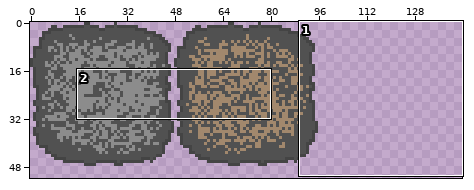
File history of a pixel-art file, sprites/asteroids.aseprite. The first picture is a wide view before the edit; the outline marks the close-up.
Close-up. First the earlier version:
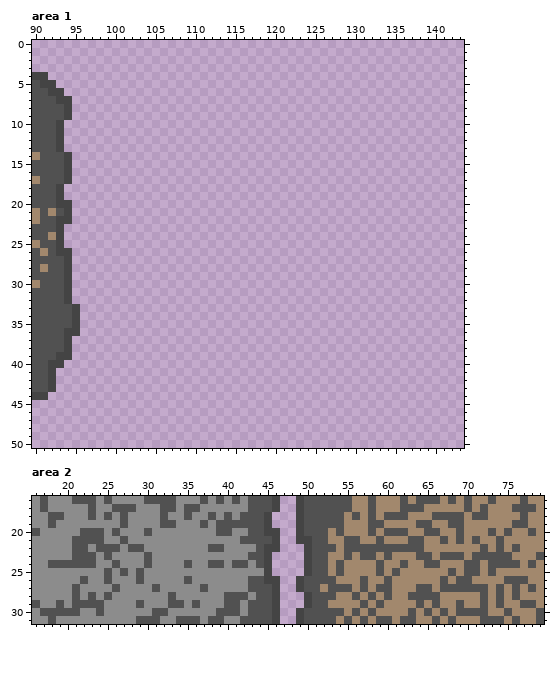
144x144 pixels, 1 frame. Shown: area 1: x 90..143, y 0..50; area 2: x 16..79, y 16..31. The wide view leaves out empty margins.
After the commit:
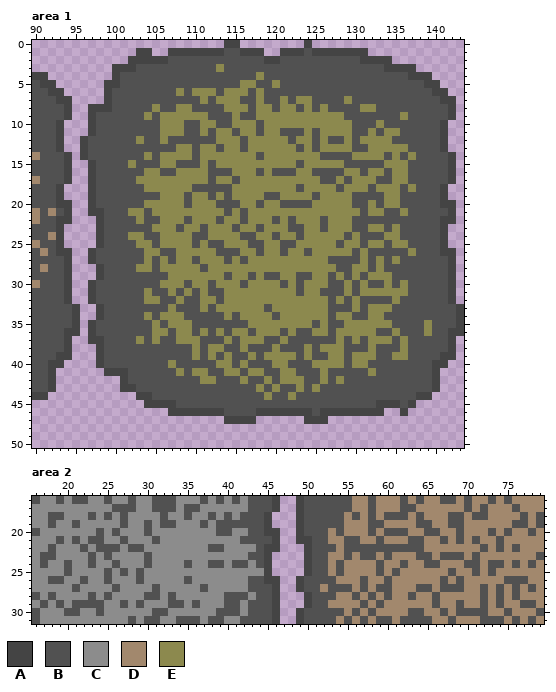
Palette (. is transparent): A #444444  B #515151  C #8c8c8c  D #a2886d  E #8c894e
What changed:
Area 1:
y 0: x 114..115 .. -> AA; x 124 . -> A
y 1: x 103..104 .. -> AA; x 107..118 ............ -> AAAAAAABBAAA; x 121..131 ........... -> AAABAAAAAAA
y 2: x 102..134 ................................. -> AAAAABBBBBBBBBBBBAABBBBBBBBBBAAAA
y 3: x 100..137 ...................................... -> AAABBBBBBBBBBEBBBBBBBBBBBBBBBBBBBBAAAA
y 4: x 100..139 ........................................ -> ABBBBBBBBBBBBBBBBBEBBBBBBBBBBBBBBBBBBAAA
y 5: x 99..140 .......................................... -> AABBBBBBBBBBBBBBBEEBBEBBBBBBBBBBBBBBBBBBAA
y 6: x 99..141 ........................................... -> ABBBBBBBBEBEEEBEEEBEBBBBBBBBBBBBBBBBBBBBBAA
y 7: x 99..142 ............................................ -> ABBBBBBBBBBBEBEEEBBEBBEBEEBBBBEBBBBBBBBBBBAA
y 8: x 97..142 .............................................. -> AAABBBBBEBBEEBBBBEEEBEEBEEBEBEBBBBEEBBBBBBBBBA
y 9: x 97..142 .............................................. -> ABBBBBBEBEEEEEEBBBEBBEEEEEEEEEEEBBBBBBBEBBBBBA
y 10: x 97..141 ............................................. -> ABBBBBBBBEEEBBEEBBEEEBEEEEEEEEEEEBBBEBBBBBBBA
y 11: x 97..141 ............................................. -> ABBBBBBBBEEEBBEBEEBEEBEEBBBEBEEEEBBEBEEBBBBBA
y 12: x 96..141 .............................................. -> ABBBBBBEBBEBBBBBBEEEBEEEEEBEEBEBBEBEEEEBBBBBBA
y 13: x 96..141 .............................................. -> ABBBBBBBBBBBEEBEEBEEBEEEEEEBEBEEEEBBEEEEEBBBBA
y 14: x 96..142 ............................................... -> ABBBBBBBEBEEEEBEEEEEEEBEEEEEEEBBBBEEEEBEBEBBBBA
y 15: x 97..142 .............................................. -> ABBBBEBBBEEBBBEBEEEEEEEEEEBEEEEEBBBBBEEEBBBBBA
y 16: x 97..142 .............................................. -> ABBBBBBEEBBEEEEBBBEEEBEBBBEEBBBBEEBEEBEEBBBBBA
y 17: x 97..142 .............................................. -> ABBBBBEEEEEEEEEBEEBEEEEEEEEEEBBEBEEEBBEEBBBBBA
y 18: x 97..141 ............................................. -> ABBBBBBEEEEEEBBBBBEEEEEEEEBEEEEBEEEBEEEBEBBBA
y 19: x 97..141 ............................................. -> ABBBBBBBBEEEBEEBEBEEEEBBEEEEBEEEEBBBBEEBBBBBA
y 20: x 97..142 .............................................. -> ABBBBBBEEEEEBEEEBBBEEBEEBBBBEEEEEBBEBEEBBBBBAA
y 21: x 97..142 .............................................. -> AABBBEEBEEEEEEEEEBEBEEEEEEEEEEEEEEBEEBBEBBBBBA
y 22: x 98..142 ............................................. -> ABBBBEBBEEEBEEEBEEBEEEBEBEEEBEEEBBBBBBBBBBBAA
y 23: x 98..141 ............................................ -> ABBBBBBEEEBEEBEEEBEEBEEEBBEEBEEEBBEEBEBBBBBA
y 24: x 98..141 ............................................ -> ABBBEEBBEEEEBBEEEEBBEEBEEBEEEEEBEBBBEEBBBBBA
y 25: x 98..141 ............................................ -> ABBBBEEBEEEEBEBBEEEBBEEBBEEEEEBEEBEEBEEBBBBA
y 26: x 97..142 .............................................. -> ABBBBBBEEBBEEEEEBBBEEBEEBEEBEEEEEBEBBBBBEBBBAA
y 27: x 97..142 .............................................. -> ABBBBBBEBEBEEBEEEBEBEEEEEEEEEEBBBBEBEBEBBBBBBA
y 28: x 98..142 ............................................. -> ABBBBEEBEEEEEBEEEEEEEEEEEEEEEEBBEEBEBBBBBBBBA
y 29: x 98..142 ............................................. -> ABBBBBBBBEEEEEEEBEEBEBBEEBBEEBEBEBEEEBBBBBBBA
y 30: x 97..142 .............................................. -> ABBBBBBBBEEEBEEBEEEBEEEEBEBEEEBBEBEBBEBEBBBBBA
y 31: x 97..142 .............................................. -> ABBBBBBEBBEBEBEBBEEEEEEEEEBEEBBBEBEEEEEEBBBBBA
y 32: x 97..142 .............................................. -> ABBBBBBEEBBEBBEEBEEEEEEEEEEEEEBEBEBBBBEBBBBBBA
y 33: x 98..143 .............................................. -> ABBBBBBBBEBBBEBEEEEEEBEEEEEEEBBBEBEEEBBBBBBBBA
y 34: x 98..143 .............................................. -> ABBBBBEBEEEBBBBBEBEEEEBEEEEEEBEEBBEEBBBBBBBBBA
y 35: x 97..143 ............................................... -> ABBBBBBBEBEEEBBBBBBBEEEEEEEEBEBBEEEEEEBBBBEBBBA
y 36: x 97..143 ............................................... -> ABBBBBBBEEBEEBEBEBEEBEEEBEBBEEBEEEEEBBEBBBEBBAA
y 37: x 97..142 .............................................. -> AABBBBEBEBBEEEBBBEBEEEBBEBBBBBBEBEBEEEBEBBBBBA
y 38: x 98..142 ............................................. -> ABBBBBBBBBBBEBEEBBEBBBEBBBEBEEEBBBEBBBEBBBBBA
y 39: x 98..142 ............................................. -> ABBBBBBBBBBBEBEBEBBEBEEEEBEBBEEBEEEBBEEBBBBAA
y 40: x 98..141 ............................................ -> ABBBBBBBBEBBBBBEEBEBBBEEBBBEEEEBEEBBBBBBBBAA
y 41: x 99..140 .......................................... -> AAABBBBBBEBEEBBEEBEEBBEEBBBEBBBBBEBBBBBBBA
y 42: x 101..140 ........................................ -> ABBBBBBBBBEEBBBEBBEBEEEBBEBEBBBBBBBBBBBA
y 43: x 101..140 ........................................ -> AABBBBBBBBBBBBBBBEBEBBEBEBBBBBBBBBBBBBBA
y 44: x 103..139 ..................................... -> AABBBBBBBBBBBBBBEBBEBBBBBBBBBBBBBBBAA
y 45: x 104..137 .................................. -> AAAABBBBBBBBBBBBBBBBBBBBBBBBBAAABA
y 46: x 107..133 ........................... -> AAAAAAABBBBAAAAAAABAAAAAAAA; x 136 . -> A
y 47: x 114..117 .... -> AAAA; x 124..126 ... -> AAA
Area 2:
y 16: x 16..17 CB -> BC; x 19 C -> B; x 23 B -> C; x 28 C -> B; x 30 B -> C; x 65..67 BBD -> DDB; x 75 D -> B; x 77 B -> D
y 17: x 17 B -> C; x 23 B -> C; x 31 C -> B; x 64 B -> D; x 77..78 BB -> DD
y 18: x 64 D -> B; x 66..67 BB -> DD; x 79 D -> B
y 19: x 21 C -> B; x 30 C -> B; x 79 D -> B
y 20: x 22..23 BB -> CC
y 21: x 19 C -> B; x 22 B -> C; x 31 C -> B
y 22: x 18 C -> B; x 21 B -> C
y 23: x 17..18 CC -> BB; x 21..22 BB -> CC; x 72..75 BBBB -> DDDD
y 24: x 17..19 CBB -> BCC; x 21..22 BB -> CC; x 75 B -> D
y 25: x 20 C -> B; x 70 B -> D
y 26: x 18..19 CC -> BB; x 70 B -> D
y 27: x 70..71 BB -> DD
y 28: x 16 C -> B; x 18 C -> B; x 21 B -> C; x 30..31 CC -> BB; x 64..65 BB -> DD
y 29: x 16..17 BC -> CB; x 27 C -> B; x 64 B -> D
y 30: x 16..19 CBBB -> BCCC; x 64..65 DB -> BD
y 31: x 16 C -> B; x 18 B -> C; x 28..29 CB -> BC; x 64..66 DDB -> BBD; x 78..79 DB -> BD
